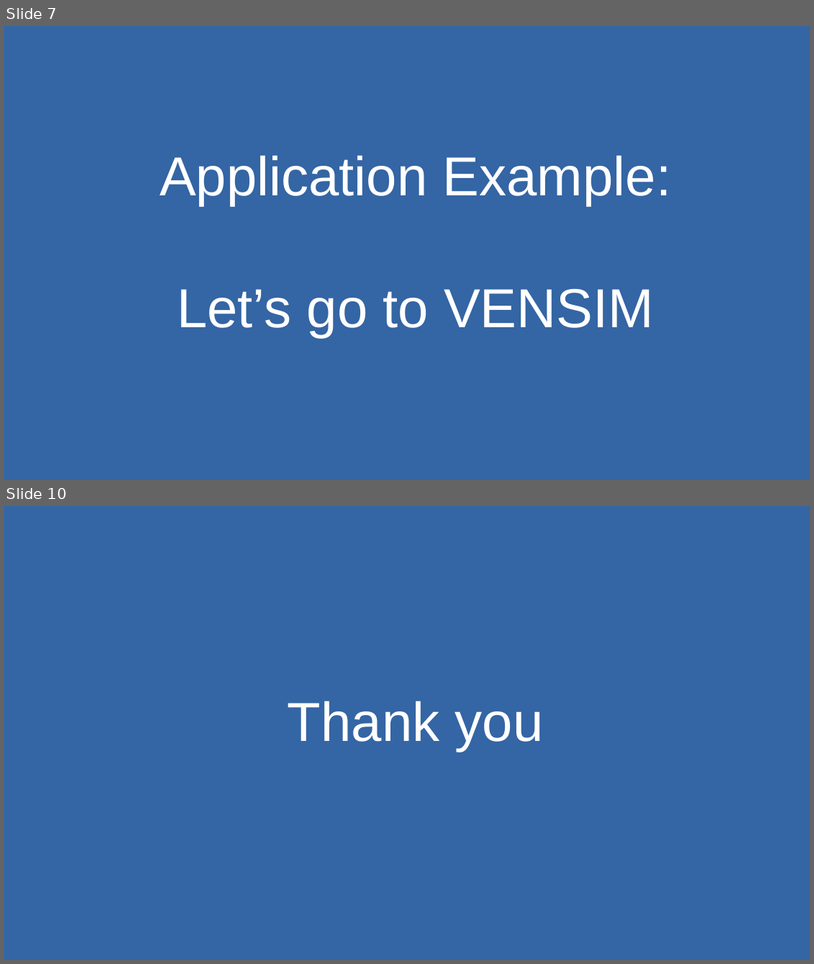
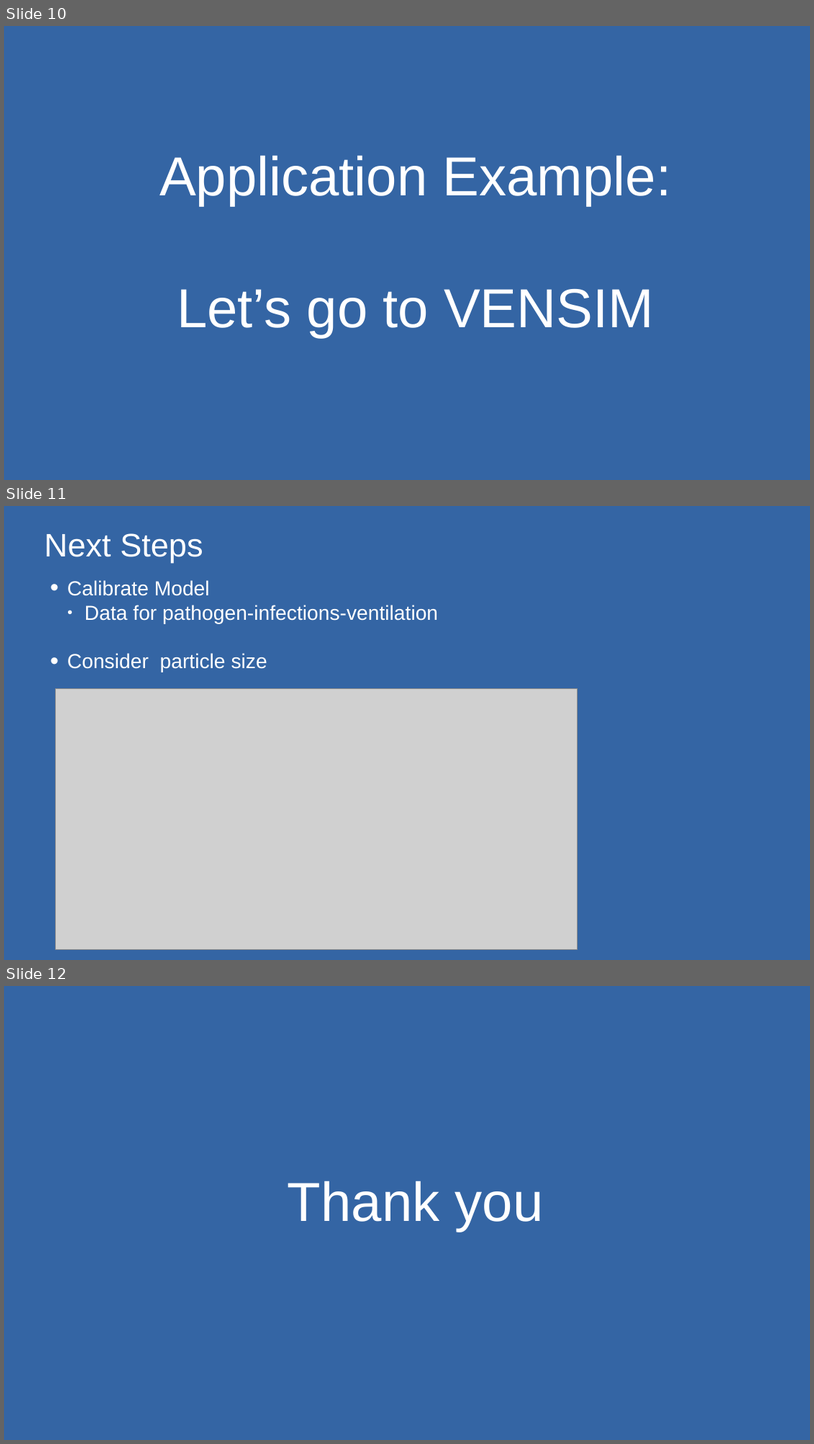
Before and after one commit to kathuman/Vensim-Experiments, a slide deck: 20-12-Ventilation_vs_Infectivity/Presentations/210506_SD-Presentation.odp. Shown one above the other, each under a label of ours: slides 7 and 10 before the commit, slides 10, 11 and 12 after it; the slides between them are not shown. The pictures are 814x964 and 814x1444 pixels, drawn with LibreOffice and Linux fonts; fonts in the diff are those of the drawing; grey boxes stand for pictures; background and template pictures are left out. Boxes give left, top, right and bottom in pixels: in the first picture for what was removed or moved away, otherwise in the second. Text is boxed around its words. In the diff, an @@ line names an element or a change of style, - is before the commit and + after.

```diff
--- a/20-12-Ventilation_vs_Infectivity/Presentations/210506_SD-Presentation.odp
+++ b/20-12-Ventilation_vs_Infectivity/Presentations/210506_SD-Presentation.odp
@@ slide 11 added at [4, 506, 810, 960], background picture (left out) @@
@@ text added at [44, 533, 203, 563], 32 pt, text #FFFFFF @@
+Next Steps
@@ text added at [67, 580, 438, 672], 20 pt, text #FFFFFF @@
+• Calibrate Model
+  ● Data for pathogen-infections-ventilation
+• Consider particle size
@@ picture added at [56, 688, 578, 950] @@
@@ what was slide 7 is now slide 10 @@
@@ what was slide 10 is now slide 12 @@
```
Also in this commit, not shown: 2 slides changed, 2 other slides added, 1 slide removed, 5 other files.
